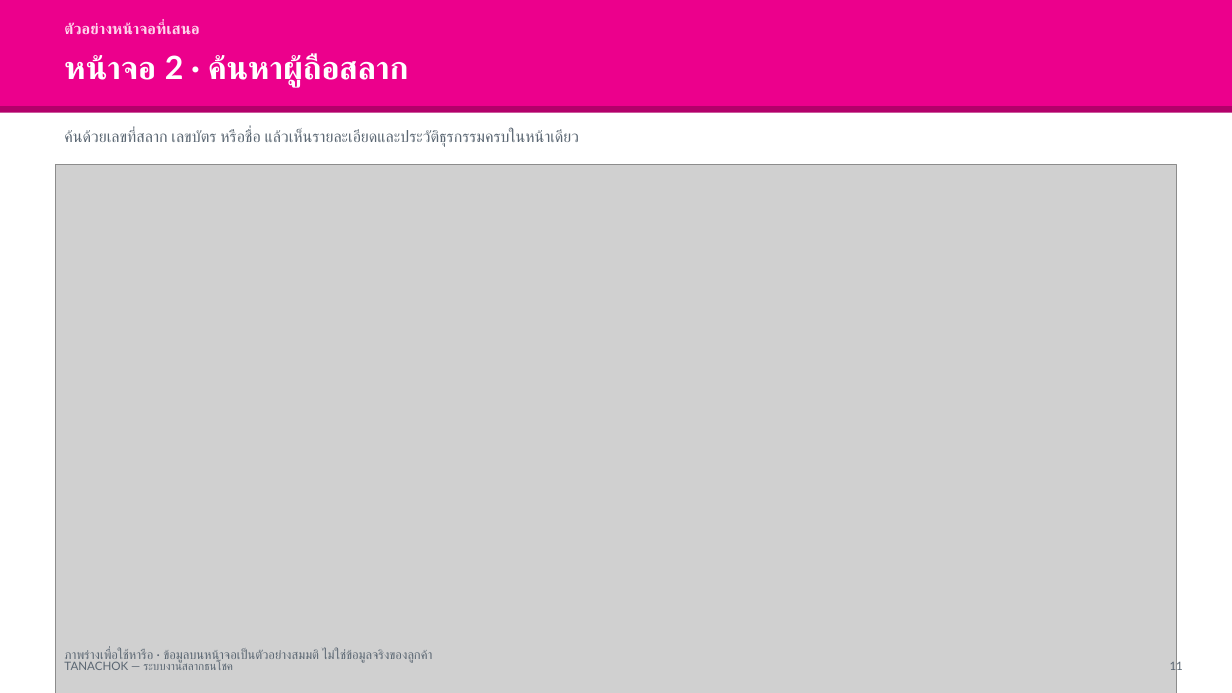
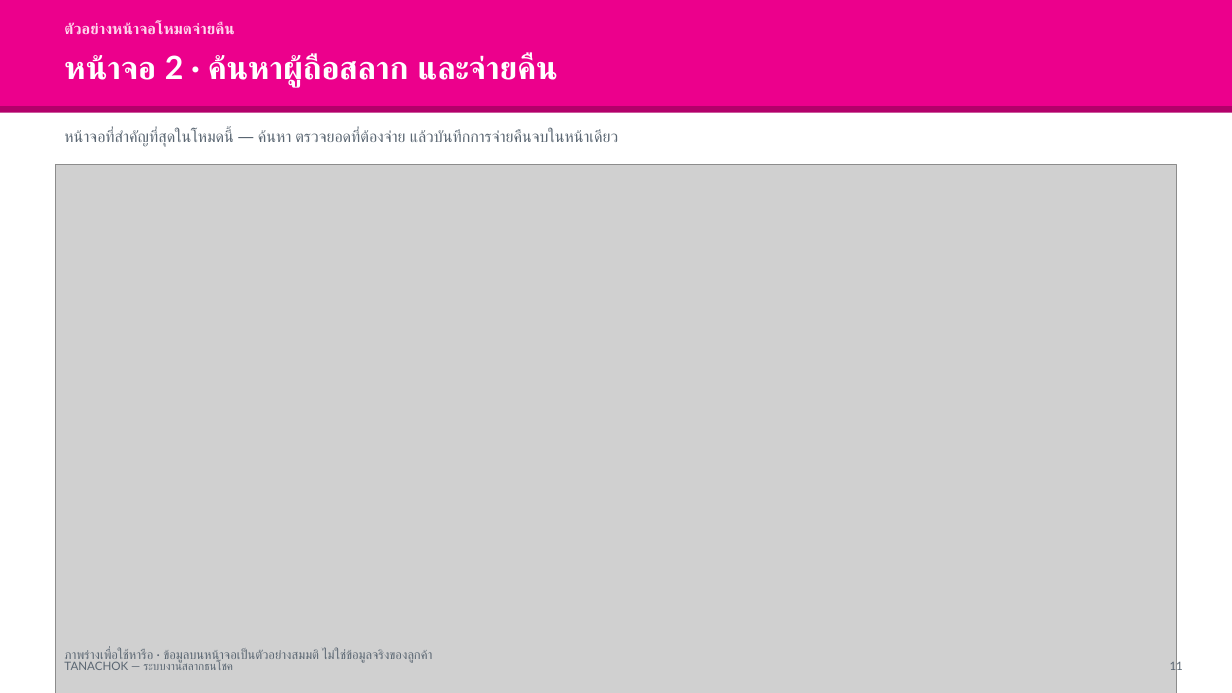
Before and after one commit to supachaitw/line-bot-images, a slide deck: slide 11 of docs/tanachok-production-slides.pptx. Drawn at 1232x693 pixels with LibreOffice and Linux fonts; fonts in the diff are those of the drawing; grey boxes stand for pictures. Boxes give left, top, right and bottom in pixels: in the first picture for what was removed or moved away, otherwise in the second. Text is boxed around its words. In the diff, an @@ line names an element or a change of style, - is before the commit and + after.

```diff
--- a/docs/tanachok-production-slides.pptx
+++ b/docs/tanachok-production-slides.pptx
@@ text at (64, 22, 235, 35): text changed @@
-ตัวอย่างหน้าจอที่เสนอ
+ตัวอย่างหน้าจอโหมดจ่ายคืน
@@ text at (64, 53, 558, 88): text changed @@
-หน้าจอ 2 · ค้นหาผู้ถือสลาก
+หน้าจอ 2 · ค้นหาผู้ถือสลาก และจ่ายคืน
@@ text at (64, 129, 618, 147): text changed @@
-ค้นด้วยเลขที่สลาก เลขบัตร หรือชื่อ แล้วเห็นรายละเอียดและประวัติธุรกรรมครบในหน้าเดียว
+หน้าจอที่สำคัญที่สุดในโหมดนี้ — ค้นหา ตรวจยอดที่ต้องจ่าย แล้วบันทึกการจ่ายคืนจบในหน้าเดียว
```
Also in this commit, not shown: 6 other slides changed, 7 slides added, 7 slides removed, 9 other files.
